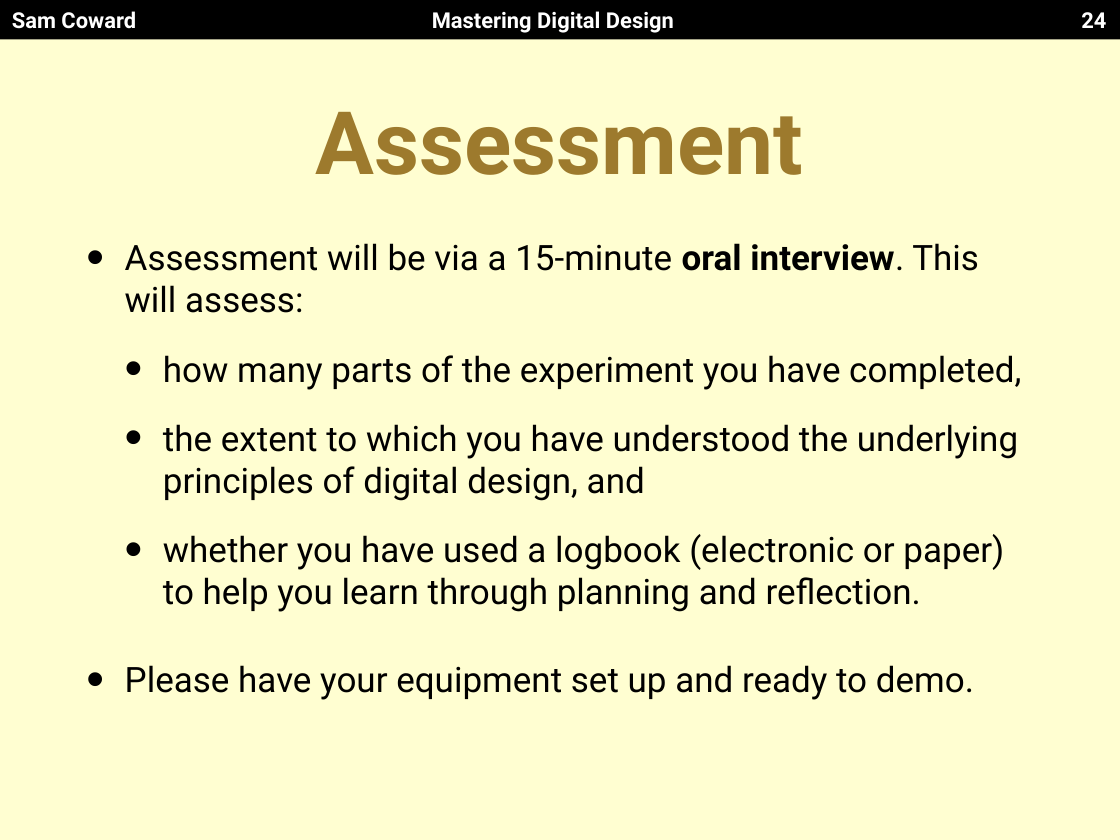
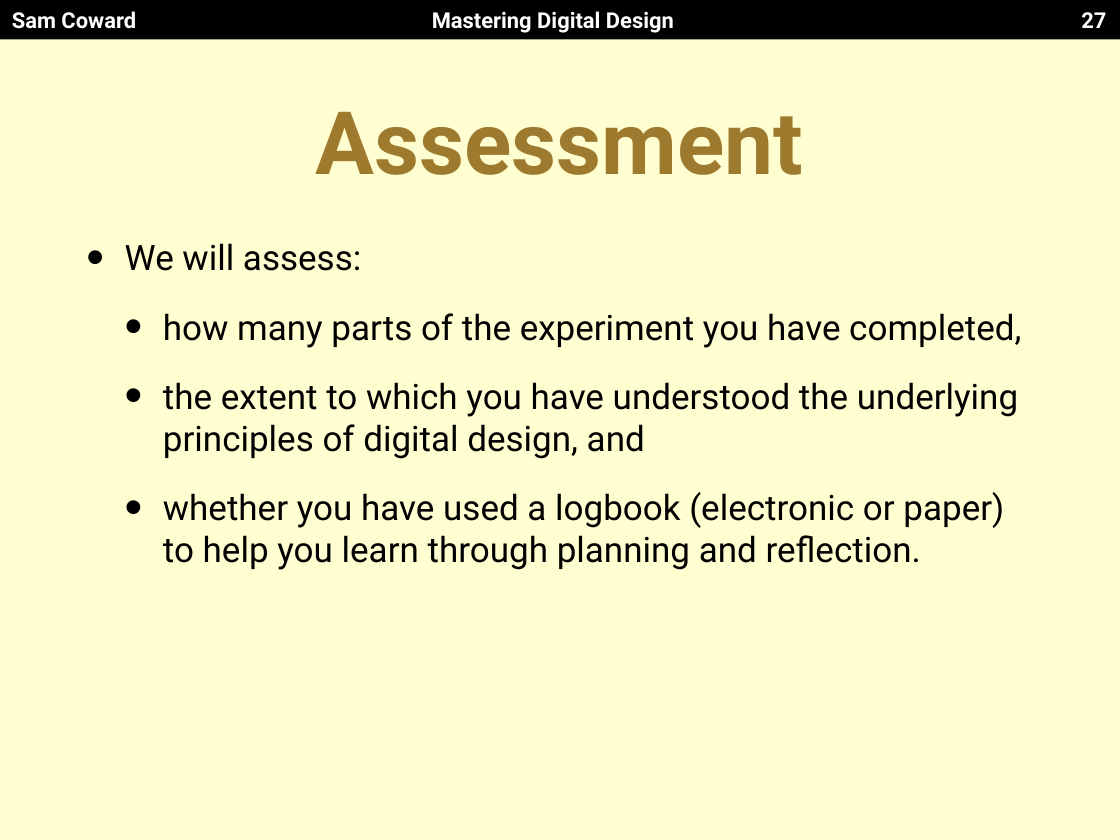
Before and after one commit to Mastering-Digital-Design/Lab-Module, a slide deck: slide 27 of lectures/lecture4.pptx (slide 24 before the commit). Drawn at 1120x840 pixels with LibreOffice and Linux fonts; fonts in the diff are those of the drawing. Boxes give left, top, right and bottom in pixels: in the first picture for what was removed or moved away, otherwise in the second. Text is boxed around its words. In the diff, an @@ line names an element or a change of style, - is before the commit and + after.

```diff
--- a/lectures/lecture4.pptx
+++ b/lectures/lecture4.pptx
@@ page number at box(1081, 12, 1106, 28): text changed @@
-24
+27
@@ text at box(125, 243, 361, 271): text changed @@
-• Assessment will be via a 15-minute oral interview. This will assess:
+• We will assess:
@@ text at box(125, 665, 974, 700): paragraph removed @@
-• Please have your equipment set up and ready to demo.
```
Also in this commit, not shown: 6 other slides changed, 10 slides added.
